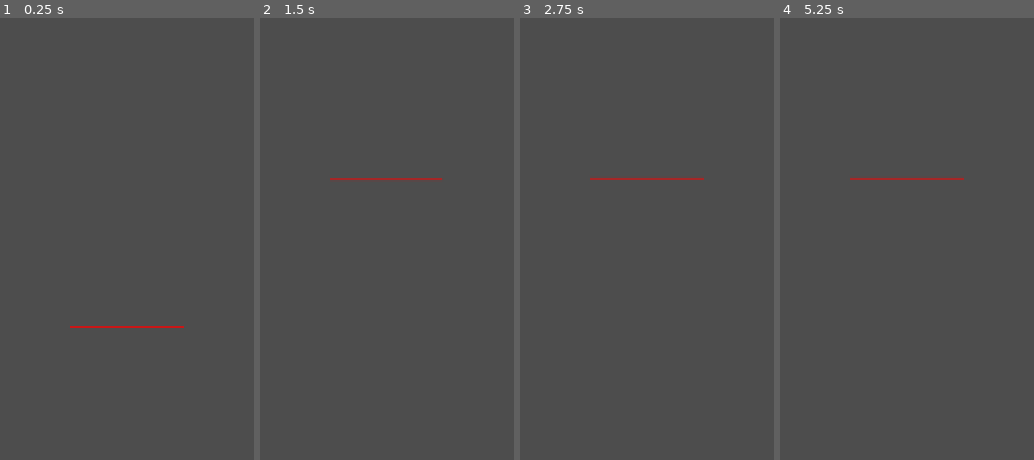
Above: before the commit, frames 1-4 (left to right).
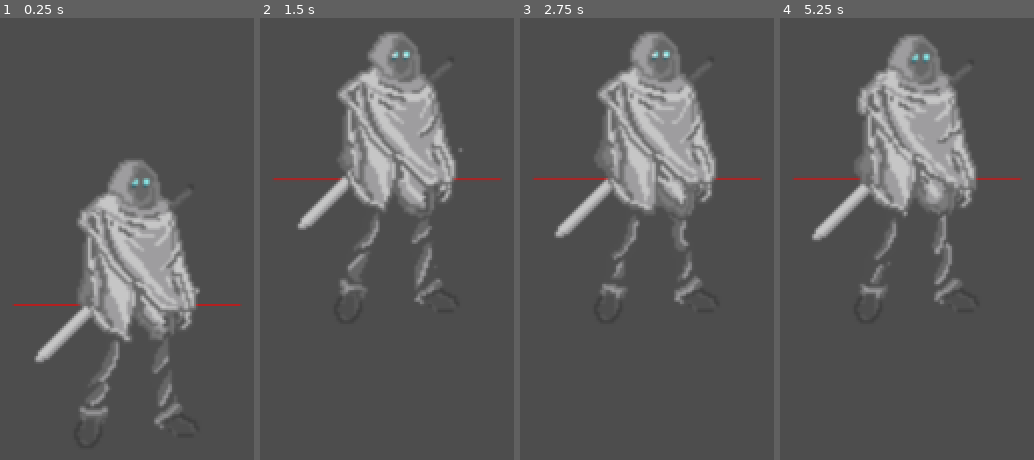
Above: after the commit, the same moments.

Repository: gameoflord012/Hollow-Knight
Game: Godot game, scene res://game/agent.tscn
The game is run twice, just before and just after one commit, with the same random seed, the same clock (stepped at 60 frames per second) and the same inputs.
Inputs:
- Up to frame 1 (0.25 s): no input
- Up to frame 2 (1.5 s): no input
- Up to frame 3 (2.75 s): no input
- Up to frame 4 (5.25 s): no input

The runs differ from the first frame. In frame 1, 16% of the frame differs, in the area x 4-96%, y 32-93%; in frame 2, 15%; in frame 3, 16%; in frame 4, 16%.

Commit message:
animation

Diff:
--- a/game/Agent.gd
+++ b/game/Agent.gd
@@ -1,7 +1,7 @@
-var id_to_grid : Dictionary
-
-func _compute_cost(from_id, to_id):
-	return 1
-
-func _estimate_cost(from_id, to_id):
-	id_to_grid[from_id].distance_to(id_to_grid[to_id])
+#var id_to_grid : Dictionary
+#
+#func _compute_cost(from_id, to_id):
+#	return 1
+#
+#func _estimate_cost(from_id, to_id):
+#	id_to_grid[from_id].distance_to(id_to_grid[to_id])
--- a/game/agent.tscn
+++ b/game/agent.tscn
@@ -1,6 +1,18 @@
-[gd_scene load_steps=13 format=3 uid="uid://camdrlaxyj4rd"]
-
-[ext_resource type="Script" path="res://game/Agent.gd" id="1_1ekgd"]
+[gd_scene load_steps=27 format=3 uid="uid://camdrlaxyj4rd"]
+
+[ext_resource type="Texture2D" uid="uid://c5kfywvhr1eoh" path="res://art/idle_1.png" id="1_jw0v1"]
+[ext_resource type="Texture2D" uid="uid://bw66v8smoe83l" path="res://art/idle_2.png" id="2_tsn47"]
+[ext_resource type="Texture2D" uid="uid://627sajfm36x1" path="res://art/idle_3.png" id="3_galjo"]
+[ext_resource type="Texture2D" uid="uid://dimihhn5xyen0" path="res://art/idle_4.png" id="4_texdi"]
+[ext_resource type="Texture2D" uid="uid://pmvbpgpk2kro" path="res://art/run_1.png" id="5_ar4ns"]
+[ext_resource type="Texture2D" uid="uid://ck63qv7sqr4mv" path="res://art/run_2.png" id="6_rupqm"]
+[ext_resource type="Texture2D" uid="uid://cvd1c0cc2tkvv" path="res://art/run_3.png" id="7_jxyec"]
+[ext_resource type="Texture2D" uid="uid://drspgrclgbvpb" path="res://art/run_4.png" id="8_3qnr1"]
+[ext_resource type="Texture2D" uid="uid://wstvlnly1r7g" path="res://art/run_5.png" id="9_b2bm5"]
+[ext_resource type="Texture2D" uid="uid://b72sgok3w7lo4" path="res://art/run_6.png" id="10_f0co5"]
+[ext_resource type="Texture2D" uid="uid://hmprowvxh23d" path="res://art/run_7.png" id="11_iaqg5"]
+[ext_resource type="Texture2D" uid="uid://dvy7cp2gqj64u" path="res://art/run_8.png" id="12_rimiw"]
+[ext_resource type="Texture2D" uid="uid://3auu1qv1fwdx" path="res://art/run_9.png" id="13_cowhi"]
 
 [sub_resource type="CapsuleShape2D" id="CapsuleShape2D_lsufn"]
 radius = 36.0
@@ -252,17 +264,87 @@
 	return false
 "
 
+[sub_resource type="SpriteFrames" id="SpriteFrames_4gn8x"]
+animations = [{
+"frames": [{
+"duration": 1.0,
+"texture": ExtResource("1_jw0v1")
+}, {
+"duration": 1.0,
+"texture": ExtResource("2_tsn47")
+}, {
+"duration": 1.0,
+"texture": ExtResource("3_galjo")
+}, {
+"duration": 1.0,
+"texture": ExtResource("4_texdi")
+}],
+"loop": true,
+"name": &"idle",
+"speed": 7.0
+}, {
+"frames": [{
+"duration": 1.0,
+"texture": ExtResource("5_ar4ns")
+}, {
+"duration": 1.0,
+"texture": ExtResource("6_rupqm")
+}, {
+"duration": 1.0,
+"texture": ExtResource("7_jxyec")
+}, {
+"duration": 1.0,
+"texture": ExtResource("8_3qnr1")
+}, {
+"duration": 1.0,
+"texture": ExtResource("9_b2bm5")
+}, {
+"duration": 1.0,
+"texture": ExtResource("10_f0co5")
+}, {
+"duration": 1.0,
+"texture": ExtResource("11_iaqg5")
+}, {
+"duration": 1.0,
+"texture": ExtResource("12_rimiw")
+}, {
+"duration": 1.0,
+"texture": ExtResource("13_cowhi")
+}],
+"loop": true,
+"name": &"running",
+"speed": 10.0
+}]
+
+[sub_resource type="GDScript" id="GDScript_lekn1"]
+script/source = "extends AnimatedSprite2D
+
+@onready var charbody := get_tree().get_first_node_in_group(\"CharacterBody2D\")
+
+func _process(delta):
+	if charbody.velocity.x == 0:
+		play(\"idle\")
+	else:
+		play(\"running\")
+
+	if charbody.velocity.x < 0:
+		set_scale(Vector2(-1, 1))
+	else:
+		set_scale(Vector2(1, 1))
+
+
+"
+
 [sub_resource type="RectangleShape2D" id="RectangleShape2D_v3ixk"]
 size = Vector2(1040, 38)
 
 [node name="Node2D" type="Node2D"]
 
-[node name="CharacterBody2D" type="CharacterBody2D" parent="."]
-position = Vector2(-112, -144)
+[node name="CharacterBody2D" type="CharacterBody2D" parent="." groups=["CharacterBody2D"]]
+position = Vector2(520, -24)
 wall_min_slide_angle = 0.506145
-script = ExtResource("1_1ekgd")
-
-[node name="CollisionShape2D" type="CollisionShape2D" parent="CharacterBody2D"]
+
+[node name="CharacterCollision" type="CollisionShape2D" parent="CharacterBody2D"]
 shape = SubResource("CapsuleShape2D_lsufn")
 metadata/_edit_lock_ = true
 
@@ -301,17 +383,33 @@
 [node name="WallJump" type="Node2D" parent="CharacterBody2D/StateMachine"]
 script = SubResource("GDScript_rqeow")
 
-[node name="Camera2D" type="Camera2D" parent="CharacterBody2D"]
+[node name="FollowCamera" type="Camera2D" parent="CharacterBody2D"]
+zoom = Vector2(2, 2)
 position_smoothing_enabled = true
 drag_horizontal_enabled = true
 drag_left_margin = 0.1
 
+[node name="Animation" type="AnimatedSprite2D" parent="CharacterBody2D"]
+sprite_frames = SubResource("SpriteFrames_4gn8x")
+animation = &"idle"
+frame_progress = 0.912907
+script = SubResource("GDScript_lekn1")
+
 [node name="level" type="Node2D" parent="."]
 
 [node name="StaticBody2D" type="StaticBody2D" parent="level"]
 position = Vector2(-24, 309)
 
 [node name="CollisionShape2D" type="CollisionShape2D" parent="level/StaticBody2D"]
+position = Vector2(0, -23)
+shape = SubResource("RectangleShape2D_v3ixk")
+metadata/_edit_lock_ = true
+
+[node name="StaticBody2D7" type="StaticBody2D" parent="level"]
+position = Vector2(1768, 304)
+scale = Vector2(2.88, 1)
+
+[node name="CollisionShape2D" type="CollisionShape2D" parent="level/StaticBody2D7"]
 position = Vector2(0, -23)
 shape = SubResource("RectangleShape2D_v3ixk")
 metadata/_edit_lock_ = true
--- a/project.godot
+++ b/project.godot
@@ -13,6 +13,10 @@
 config/name="Hollow-Knight"
 run/main_scene="res://game/agent.tscn"
 config/features=PackedStringArray("4.1", "Forward Plus")
+
+[dotnet]
+
+project/assembly_name="Hollow-Knight"
 
 [input]
 
Binary file added: art/idle_1.png
Not shown, added: art/idle_1.png.import
Binary file added: art/idle_2.png
Not shown, added: art/idle_2.png.import
Binary file added: art/idle_3.png
Not shown, added: art/idle_3.png.import
Binary file added: art/idle_4.png
Not shown, added: art/idle_4.png.import
Binary file added: art/run_1.png
Not shown, added: art/run_1.png.import
Binary file added: art/run_2.png
Not shown, added: art/run_2.png.import
(and 19 more such lines)
